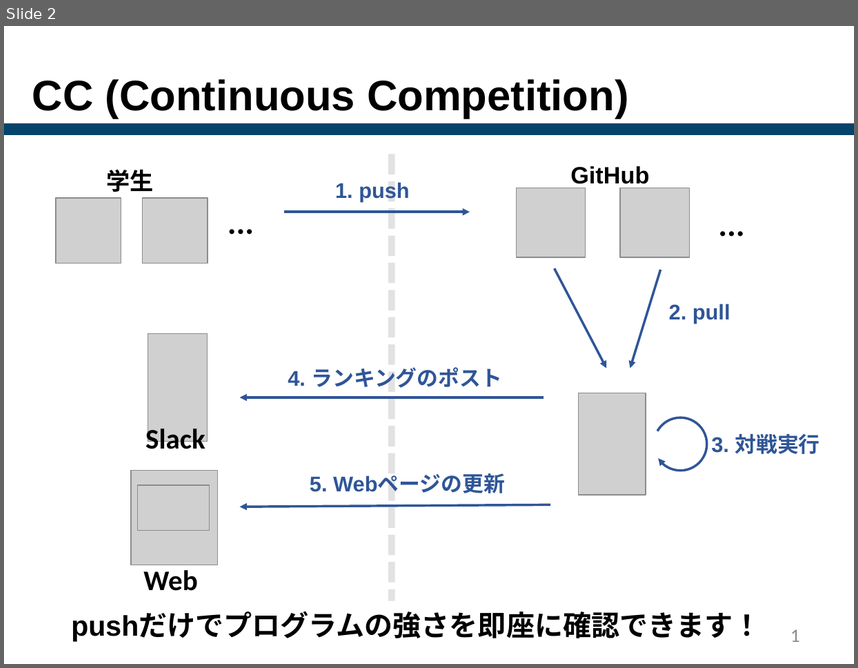
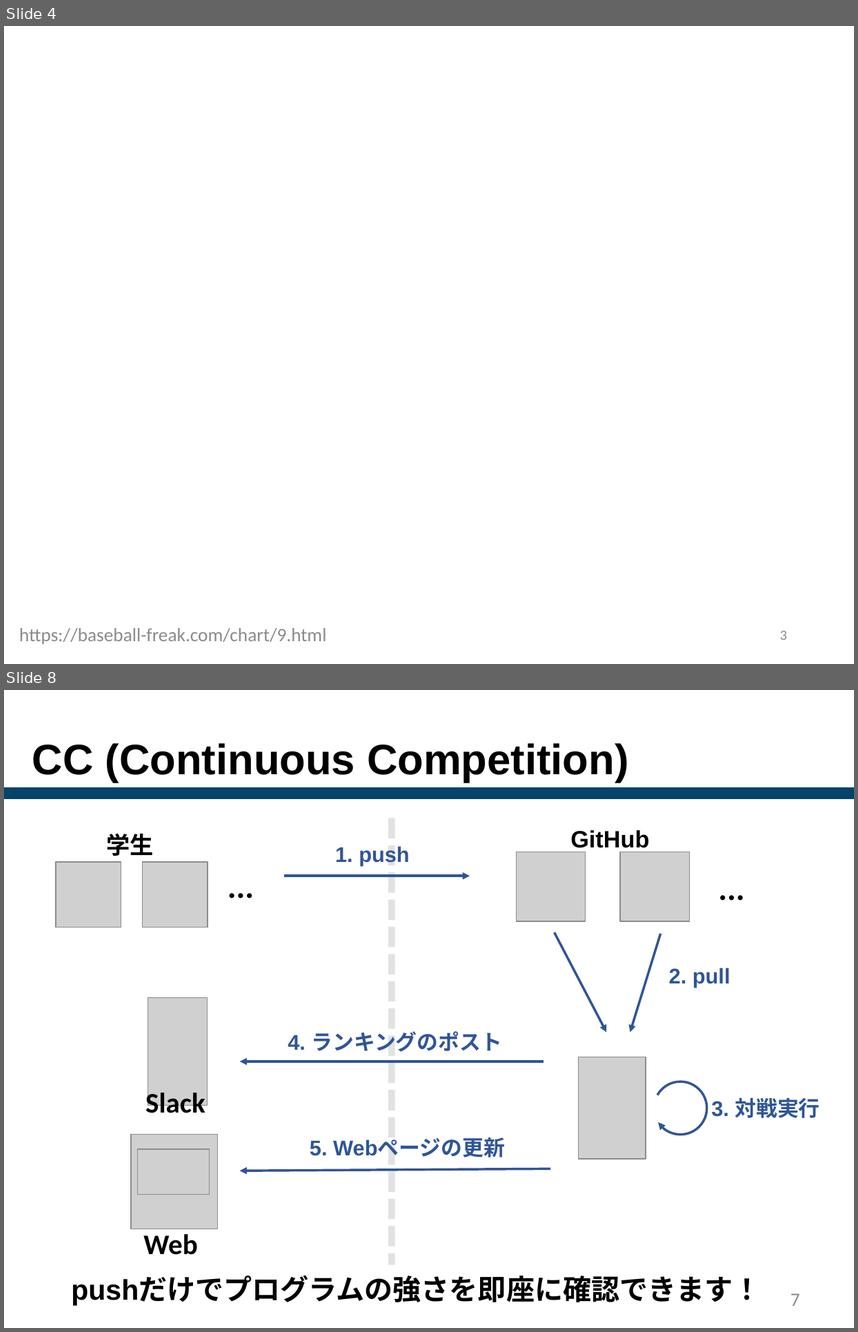
Before and after one commit to Yabushita111/share, a slide deck: y-yabust_pbl_20231006.pptx. Shown one above the other, each under a label of ours: slide 2 before the commit, slides 4 and 8 after it; the slides between them are not shown. The pictures are 858x668 and 858x1332 pixels, drawn with LibreOffice and Linux fonts; fonts in the diff are those of the drawing; grey boxes stand for pictures; background and template pictures are left out. Boxes give left, top, right and bottom in pixels: in the first picture for what was removed or moved away, otherwise in the second. Text is boxed around its words. In the diff, an @@ line names an element or a change of style, - is before the commit and + after.

```diff
--- a/y-yabust_pbl_20231006.pptx
+++ b/y-yabust_pbl_20231006.pptx
@@ slide 4 added at (4, 26, 854, 664), background picture (left out) @@
@@ text added at (19, 628, 326, 644), 16 pt, text #8C8C8C @@
+https://baseball-freak.com/chart/9.html
@@ page number added at (780, 630, 787, 639), 12 pt, text #8C8C8C @@
+3
@@ what was slide 2 is now slide 8 @@
@@ page number at (791, 1293, 800, 1305): text changed @@
-1
+7
```
Also in this commit, not shown: 1 slide changed, 5 other slides added, 3 other files.
